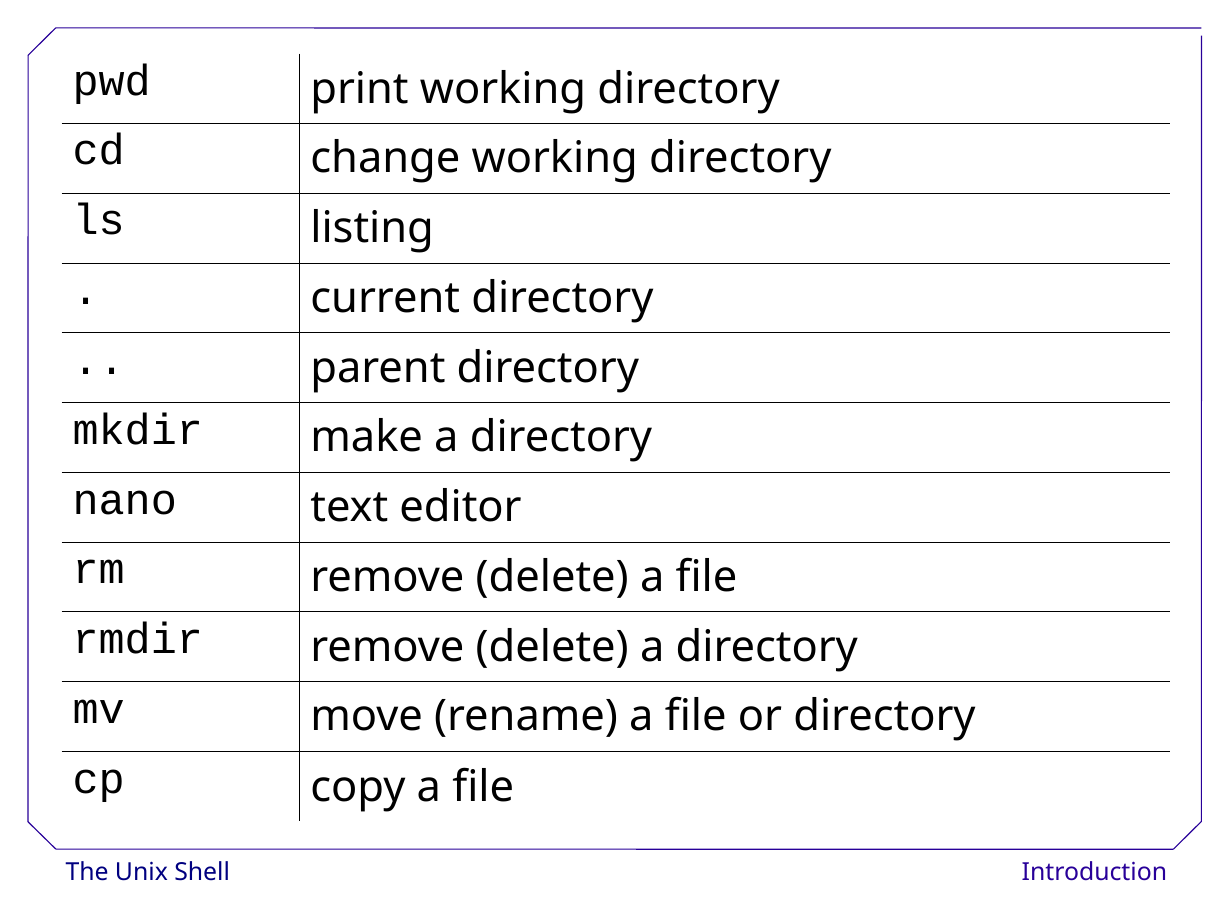
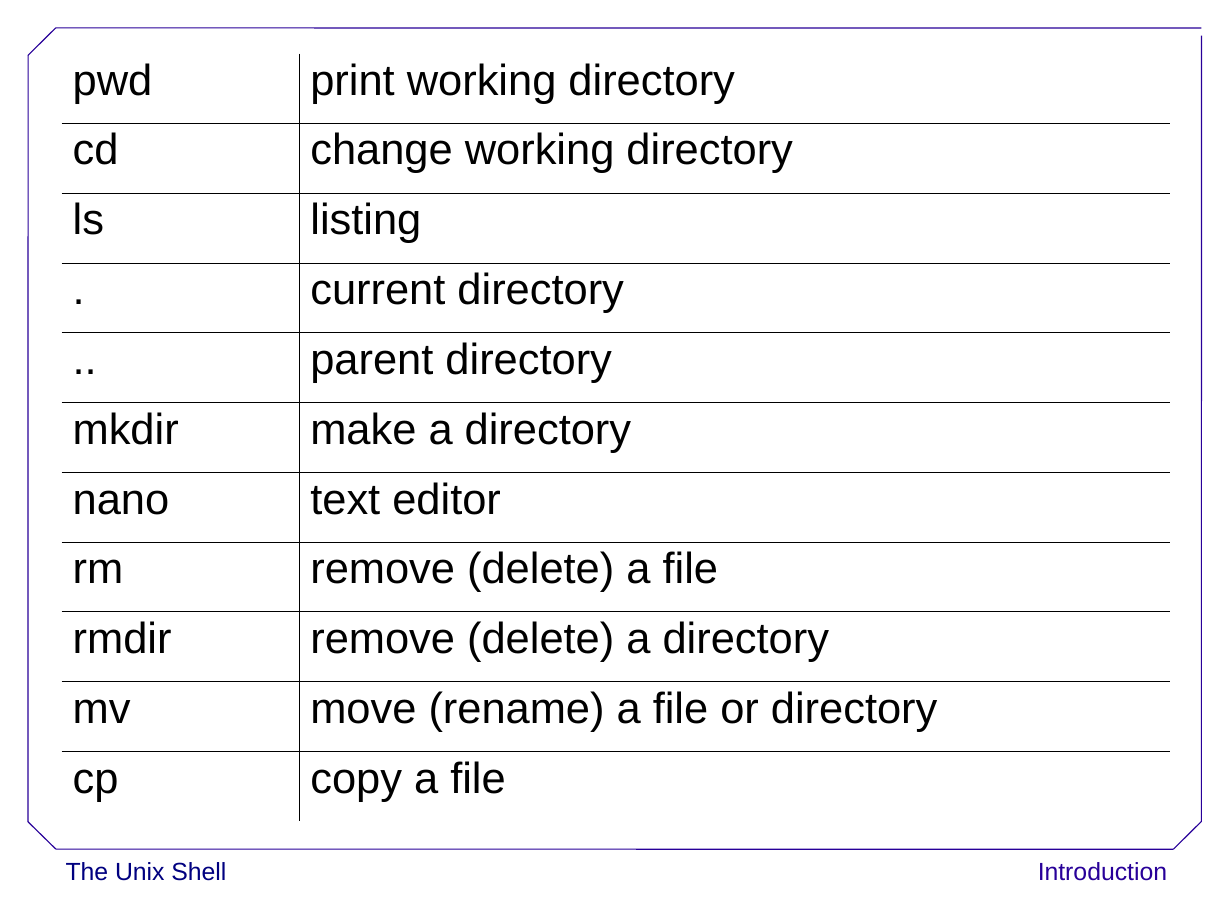
Before and after one commit to ncasuk/ncas-isc, a slide deck: slide 192 of shell/presentations/1_intro.ppt. Drawn at 1232x924 pixels with LibreOffice and Linux fonts; fonts in the diff are those of the drawing; background and template pictures are left out. Boxes give left, top, right and bottom in pixels: in the first picture for what was removed or moved away, otherwise in the second. Text is boxed around its words. In the diff, an @@ line names an element or a change of style, - is before the commit and + after.

Commit message:
Standardised fonts across shell presentations to Arial, moved bubbles to correct position and updated shell excercises to accomodate new names of pain files

```diff
--- a/shell/presentations/1_intro.ppt
+++ b/shell/presentations/1_intro.ppt
@@ table at box(61, 54, 1172, 822) @@
@@ font Courier New to Arial in "pwd", "cd", "ls", "." and 7 more places @@
@@ font Noto Sans to Arial in "print working directory", "change working directory", "listing", "current directory" and 7 more places @@
@@ text "The Unix Shell" at box(66, 862, 226, 881): font Noto Sans to Arial @@
@@ text "Introduction" at box(1038, 862, 1167, 881): font Noto Sans to Arial @@
```
Also in this commit, not shown: 192 other slides changed, 9 other files.
